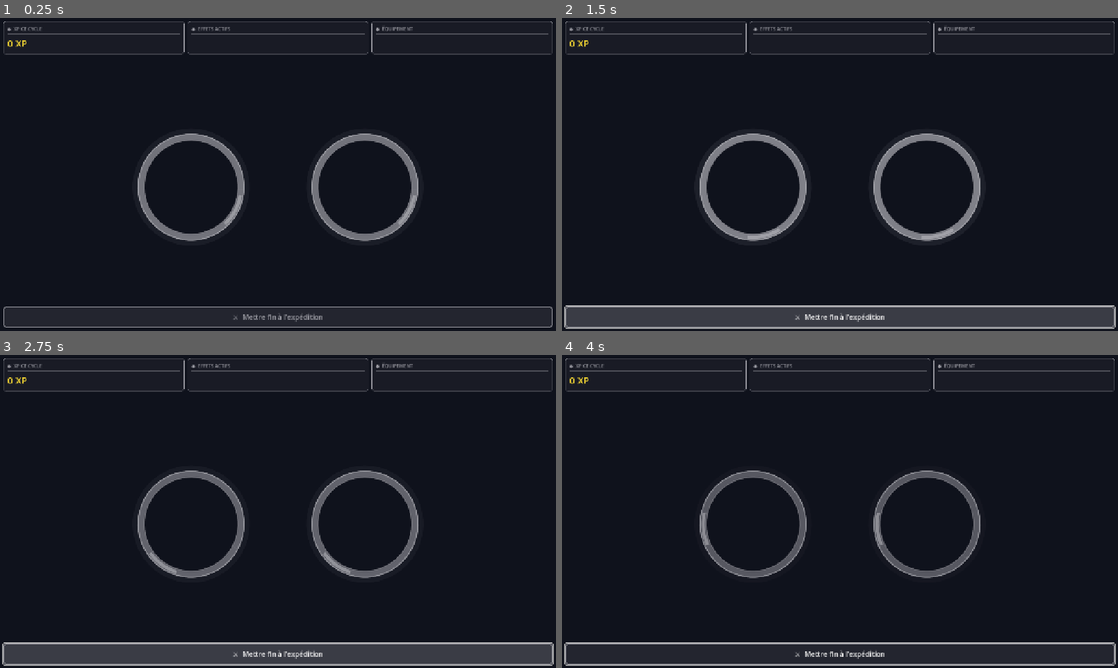
Above: before the commit, frames 1-4 (two rows, left to right).
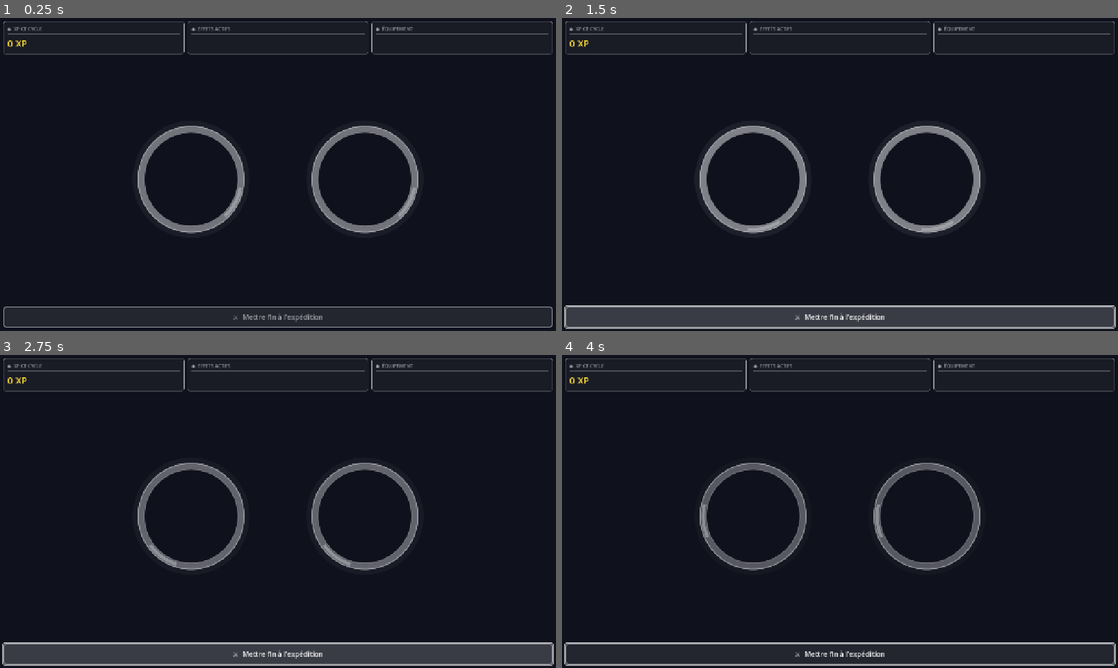
Above: after the commit, the same moments.

Repository: Rhend/Reliquary
Game: Godot game, scene res://scenes/combat/CombatScene.tscn
Same seed, same stepped clock (60 frames per second), same inputs: the game is played once before the commit and once after it. This scene is started directly instead of the project's main scene.
Inputs (mouse positions are in pixels of both pictures, inside the frame that each line leads up to):
- Up to frame 1 (0.25 s): no input
- Up to frame 2 (1.5 s): click "⚔ Mettre fin à l'expédition" at 0.5 s; click "⚔ Mettre fin à l'expédition" at 1.25 s
- Up to frame 3 (2.75 s): click "⚔ Mettre fin à l'expédition" at 2 s
- Up to frame 4 (4 s): tap Enter at 2.75 s; move the mouse to (962, 495) at 2.77 s; click (962, 495) at 2.92 s; tap Space at 3.5 s; drag from (728, 527) to (812, 574) at 3.52 s

The runs differ from the first frame. In frame 1, 3.9% of the frame differs, in the area x 24-76%, y 34-72%; in frame 2, 3.9%; in frame 3, 3.9%; in frame 4, 3.9%.

Commit message:
feat(combat): animation idle entre événements
- CombatCircle : pulsation scale (1.0→1.08) via cos en _process() pendant is_idle
- CombatCircle : 8 motes ambiantes orbitales en _draw() pendant is_idle
- CombatCircle : API start_idle() / stop_idle() + reset dans setup()
- CombatScene : _start_idle_state() / _stop_idle_state() pilotent l'état
- Label "En exploration..." fade-in après 1.2s d'idle (seulement pour gaps longs)
- Idle démarre après trap/benediction immédiatement, après victoire à 0.7s
- Idle stoppé proprement à chaque début d'événement et navigation

Co-Authored-By: Claude Sonnet 4.6 <noreply@anthropic.com>

Diff:
--- a/scripts/combat/CombatCircle.gd
+++ b/scripts/combat/CombatCircle.gd
@@ -20,6 +20,9 @@
 const NAME_HEIGHT   := 32.0
 const CTRL_PADDING  := 55.0   # marge pour corona des hauts tiers
 
+const IDLE_PULSE_SCALE:  float = 1.08  # scale max pendant la pulsation idle
+const IDLE_PULSE_PERIOD: float = 2.0   # durée d'un cycle complet (s)
+
 enum EntityType { CREATURE, TRAP, BENEDICTION }
 
 # ─── État entité ─────────────────────────────────────────────
@@ -44,6 +47,10 @@
 var _shake_amplitude: float  = 0.0               # amplitude max du tremblement en cours (px)
 var _flash_col:      Color   = Color.TRANSPARENT # couleur du flash (blanc=fort, or=crit, vert=soin)
 var _flash_alpha:    float   = 0.0               # alpha du flash, décroît automatiquement dans _process()
+
+# ─── État idle (entre deux événements) ──────────────────────
+var is_idle: bool  = false  # vrai pendant l'attente entre événements
+var _idle_t: float = 0.0    # horloge dédiée à la pulsation et aux motes ambiantes
 
 # ─── Action bar (remplie par CombatScene) ────────────────────
 var action_progress: float = 0.0   # 0..1 — progression de l'arc intérieur d'anticipation d'attaque
@@ -105,6 +112,9 @@
 	_shake_time      = 0.0
 	_shake_amplitude = 0.0
 	_flash_alpha     = 0.0
+	is_idle          = false
+	_idle_t          = 0.0
+	scale            = Vector2.ONE
 	action_progress  = 0.0
 	_refresh_labels()
 	queue_redraw()
@@ -114,6 +124,16 @@
 	current_hp = clampf(new_hp, 0.0, max_hp)
 	_refresh_labels()
 	queue_redraw()
+
+# Active la pulsation idle et les motes ambiantes.
+func start_idle() -> void:
+	is_idle = true
+	_idle_t = 0.0
+
+# Arrête l'état idle et remet le cercle à son scale nominal.
+func stop_idle() -> void:
+	is_idle = false
+	scale   = Vector2.ONE
 
 # Déclenche le feedback proportionnel au pourcentage de HP infligé.
 # Catégories : faible (<10%), moyen (10-20%), fort (>20%), critique (futur).
@@ -189,6 +209,11 @@
 							 randf_range(-_shake_amplitude, _shake_amplitude))
 		_hp_label.position = _circle_center + Vector2(-70.0, -12.0) + _shake
 
+	if is_idle:
+		_idle_t += delta
+		var s := 1.0 + (IDLE_PULSE_SCALE - 1.0) * (0.5 - 0.5 * cos(TAU * _idle_t / IDLE_PULSE_PERIOD))
+		scale = Vector2(s, s)
+
 	queue_redraw()
 
 # ═══════════════════════════════════════════════════════════
@@ -233,6 +258,16 @@
 		draw_circle(Vector2.ZERO, CIRCLE_RADIUS, Color(_flash_col, _flash_alpha * 0.4))
 
 	draw_set_transform(Vector2.ZERO, 0.0, Vector2.ONE)
+
+	# Motes ambiantes idle : 8 points orbitaux à alpha et taille pulsants
+	if is_idle:
+		var tc := UIColors.tier_color(tier)
+		for i in 8:
+			var angle := _idle_t * 0.35 + float(i) * TAU / 8.0
+			var r := CIRCLE_RADIUS + RING_WIDTH + 14.0 + sin(_idle_t * 1.6 + float(i) * 0.9) * 4.0
+			var pt := _circle_center + Vector2(cos(angle), sin(angle)) * r
+			var a  := 0.18 + 0.12 * sin(_idle_t * 2.1 + float(i) * 1.2)
+			draw_circle(pt, 1.6 + 0.6 * sin(_idle_t * 1.9 + float(i) * 0.7), Color(tc, a))
 
 # ═══════════════════════════════════════════════════════════
 #  Styles par type d'entité
--- a/scripts/combat/CombatScene.gd
+++ b/scripts/combat/CombatScene.gd
@@ -26,6 +26,11 @@
 var _prev_tick:  int   = 0     # tick du dernier step vu — synchronise l'action bar avec CombatPlayer
 var _navigating: bool  = false # garde-fou contre les doubles appels à change_scene_to_file
 
+# ─── Idle (entre événements) ─────────────────────────────────
+var _idle_label:  Label = null  # label "En exploration..." visible si attente > 1.2 s
+var _idle_active: bool  = false # vrai pendant l'état d'attente entre deux événements
+var _idle_tw:     Tween = null  # tween du fade-in du label idle
+
 # ═══════════════════════════════════════════════════════════
 # Construit l'UI et connecte tous les signaux au démarrage.
 func _ready() -> void:
@@ -46,20 +51,34 @@
 
 # ── Circles ────────────────────────────────────────────────
 
-# Crée la zone centrale contenant les deux CombatCircle côte à côte.
+# Crée la zone centrale : cercles côte à côte + label idle en dessous.
 func _build_circles_area() -> Control:
 	var center := CenterContainer.new()
 	center.size_flags_vertical = Control.SIZE_EXPAND_FILL
 
+	var vbox := VBoxContainer.new()
+	vbox.alignment = BoxContainer.ALIGNMENT_CENTER
+	vbox.add_theme_constant_override("separation", 12)
+	center.add_child(vbox)
+
 	var hbox := HBoxContainer.new()
 	hbox.add_theme_constant_override("separation", 60)
 	hbox.alignment = BoxContainer.ALIGNMENT_CENTER
-	center.add_child(hbox)
+	vbox.add_child(hbox)
 
 	_hero_circle  = CombatCircle.new()
 	_enemy_circle = CombatCircle.new()
 	hbox.add_child(_hero_circle)
 	hbox.add_child(_enemy_circle)
+
+	_idle_label = Label.new()
+	_idle_label.text = "En exploration..."
+	_idle_label.horizontal_alignment = HORIZONTAL_ALIGNMENT_CENTER
+	_idle_label.add_theme_font_size_override("font_size", 17)
+	_idle_label.add_theme_color_override("font_color", Color.WHITE)
+	_idle_label.modulate.a = 0.0
+	_idle_label.mouse_filter = Control.MOUSE_FILTER_IGNORE
+	vbox.add_child(_idle_label)
 
 	return center
 
@@ -143,6 +162,7 @@
 
 # Réinitialise l'UI au démarrage d'une nouvelle aventure (reset XP, buffs, équipement, cercle héro).
 func _on_adventure_started(_biome_id: String) -> void:
+	_stop_idle_state()
 	_flee_btn.disabled = false
 	_cycle_xp = 0.0
 	_update_xp_label()
@@ -160,6 +180,7 @@
 
 # Met à jour le cercle ennemi selon le type d'événement résolu (piège, positif, combat).
 func _on_event_resolved(event_data: Dictionary) -> void:
+	_stop_idle_state()
 	match event_data.get("type", ""):
 		"trap":
 			var trap := event_data.get("trap", {}) as Dictionary
@@ -171,12 +192,14 @@
 				var dmg := int(trap.get("damage", 0))
 				_hero_circle.update_hp(AdventureSystem.current_hp)
 				_hero_circle.take_damage(dmg, false)
+			_start_idle_state()
 		"benediction":
 			var bene := event_data.get("effect", {}) as Dictionary
 			_enemy_circle.setup(
 				bene.get("name", "Bénédiction"), 1.0, 1.0, 0,
 				CombatCircle.EntityType.BENEDICTION, false
 			)
+			_start_idle_state()
 		"creature":
 			# handled by _on_combat_started
 			pass
@@ -184,6 +207,7 @@
 # Initialise les deux cercles au début d'un combat et remet les barres d'action à zéro.
 func _on_combat_started(creature_id: String, enemy: Dictionary,
 		hero_hp: float, enemy_hp: float) -> void:
+	_stop_idle_state()
 	var creature  := GameData.get_entity(creature_id)
 	var hero_tier := int(creature.get("current_tier", 0))
 	_hero_circle.setup(
@@ -234,6 +258,8 @@
 		# donc _cycle_xp est déjà mis à jour quand on arrive ici.
 		_cycle_xp = AdventureSystem._cycle_xp
 		_update_xp_label()
+		# Démarre l'idle après la fin de l'animation celebrate (~0.65s)
+		get_tree().create_timer(0.7).timeout.connect(_start_idle_state, CONNECT_ONE_SHOT)
 	else:
 		_enemy_circle.celebrate()
 		var tw := create_tween()
@@ -246,6 +272,7 @@
 
 # Navigue vers le résumé de fin de cycle quand le cycle se termine naturellement.
 func _on_cycle_ended(result: Dictionary) -> void:
+	_stop_idle_state()
 	_flee_btn.disabled = true
 	_cycle_xp = float(result.get("xp_total", 0.0))
 	_update_xp_label()
@@ -253,11 +280,39 @@
 
 # Navigue vers le résumé quand le joueur arrête l'expédition manuellement.
 func _on_adventure_stopped() -> void:
+	_stop_idle_state()
 	_navigate_to_summary()
 
 # Demande à AdventureSystem de stopper l'aventure en cours.
 func _on_flee_pressed() -> void:
 	AdventureSystem.stop_adventure()
+
+# ═══════════════════════════════════════════════════════════
+#  Idle entre événements
+# ═══════════════════════════════════════════════════════════
+
+# Démarre la pulsation du cercle héro et programme l'apparition du label si gap > 1.2s.
+func _start_idle_state() -> void:
+	_idle_active = true
+	_hero_circle.start_idle()
+	get_tree().create_timer(1.2).timeout.connect(_on_idle_label_timer, CONNECT_ONE_SHOT)
+
+# Arrête la pulsation et cache immédiatement le label.
+func _stop_idle_state() -> void:
+	_idle_active = false
+	_hero_circle.stop_idle()
+	if _idle_tw:
+		_idle_tw.kill()
+		_idle_tw = null
+	if _idle_label:
+		_idle_label.modulate.a = 0.0
+
+# Appelée après le seuil de 1.2s — affiche le label si l'état idle est toujours actif.
+func _on_idle_label_timer() -> void:
+	if not _idle_active or not _idle_label:
+		return
+	_idle_tw = create_tween()
+	_idle_tw.tween_property(_idle_label, "modulate:a", 0.6, 0.4)
 
 # ═══════════════════════════════════════════════════════════
 #  Info bar — mise à jour
